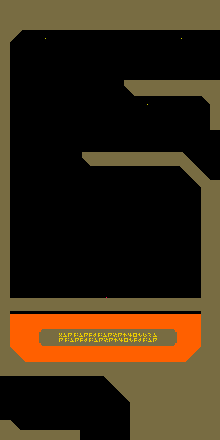
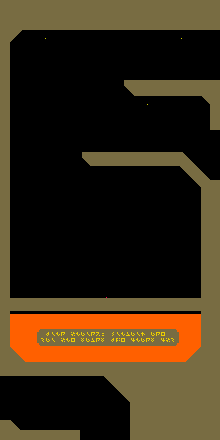
Layer changes from the first w=220, h=440 image to the second:
painted on "Writing" over (41, 332, 174, 342)
painted on "crypt_lavaroom.png copy" over (37, 329, 179, 346)
